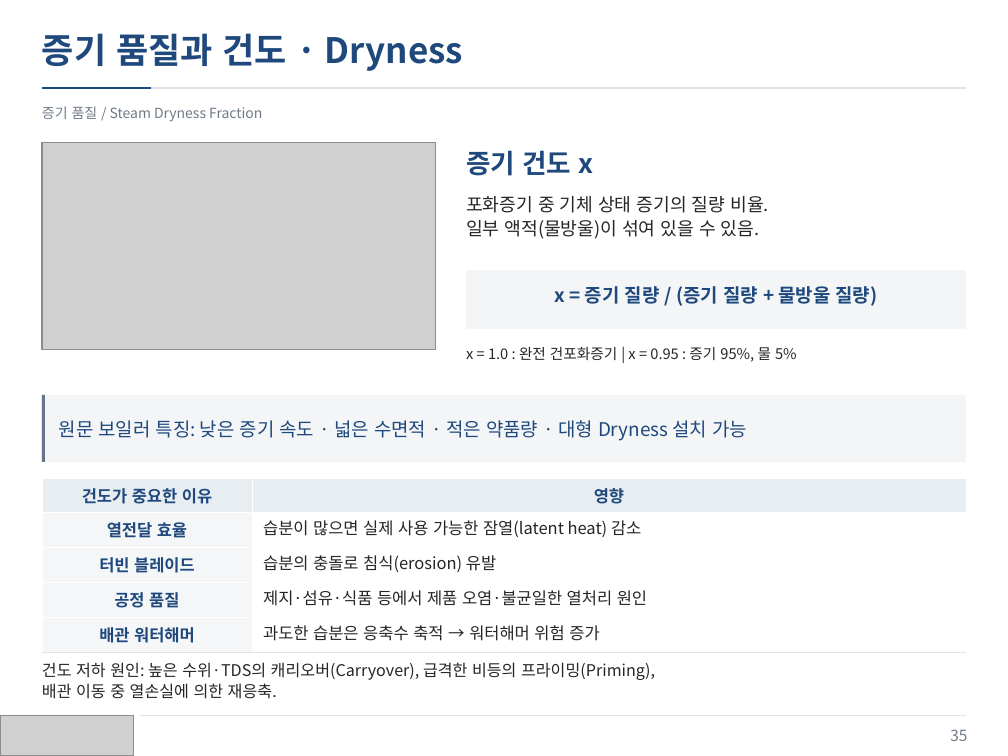
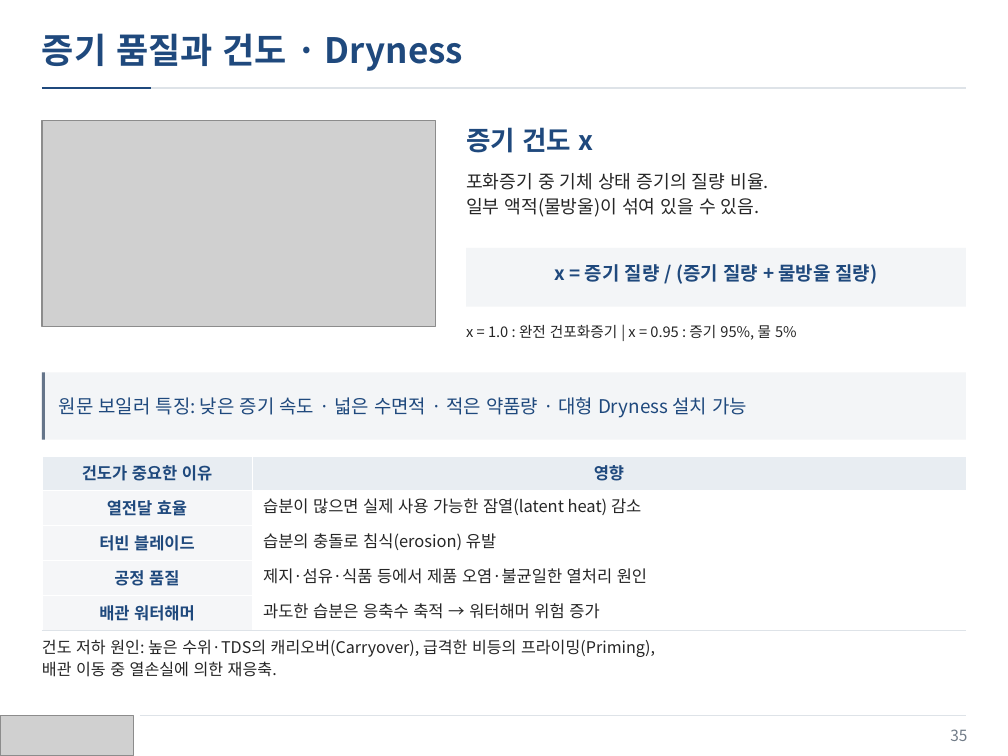
Before and after one commit to jskang5000-arch/my-PPT, a slide deck: slide 35 of KITECH_Boiler.pptx. Drawn at 1008x756 pixels with LibreOffice and Linux fonts; fonts in the diff are those of the drawing; grey boxes stand for pictures. Boxes give left, top, right and bottom in pixels: in the first picture for what was removed or moved away, otherwise in the second. Text is boxed around its words. In the diff, an @@ line names an element or a change of style, - is before the commit and + after.

Commit message:
Remove subtitles and refine spacing in 4:3 layout

```diff
--- a/KITECH_Boiler.pptx
+++ b/KITECH_Boiler.pptx
@@ text removed at (x1=42, y1=106, x2=262, y2=121) @@
-증기 품질 / Steam Dryness Fraction
@@ 4 texts, 1 table, 1 rectangle moved together from (x1=42, y1=270, x2=966, y2=699) to (x1=42, y1=248, x2=966, y2=677) @@
@@ 2 texts, 2 rectangles, 1 picture moved together from (x1=42, y1=143, x2=967, y2=463) to (x1=42, y1=120, x2=967, y2=439) @@
```
Also in this commit, not shown: 33 other slides changed.
